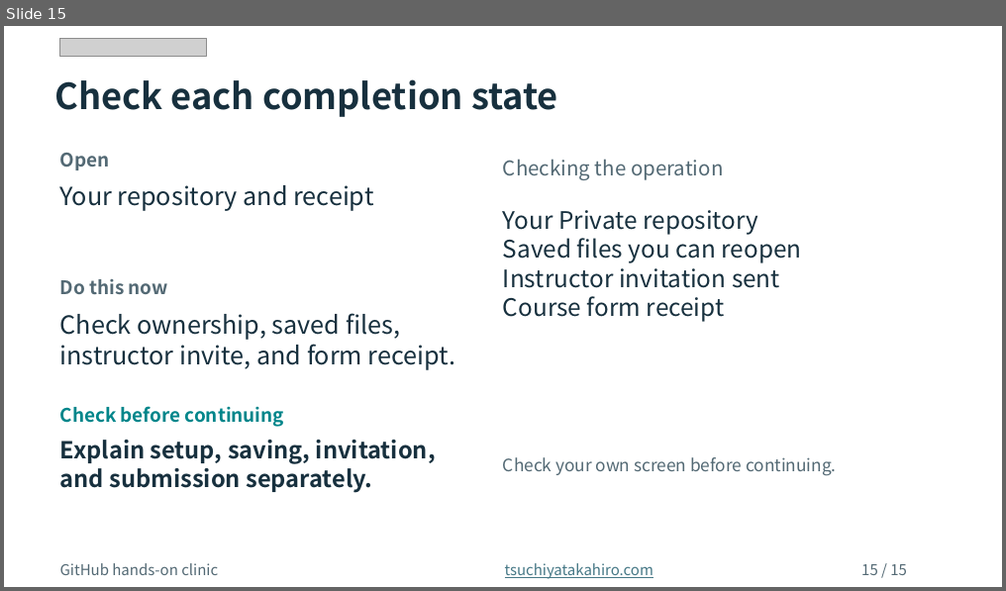
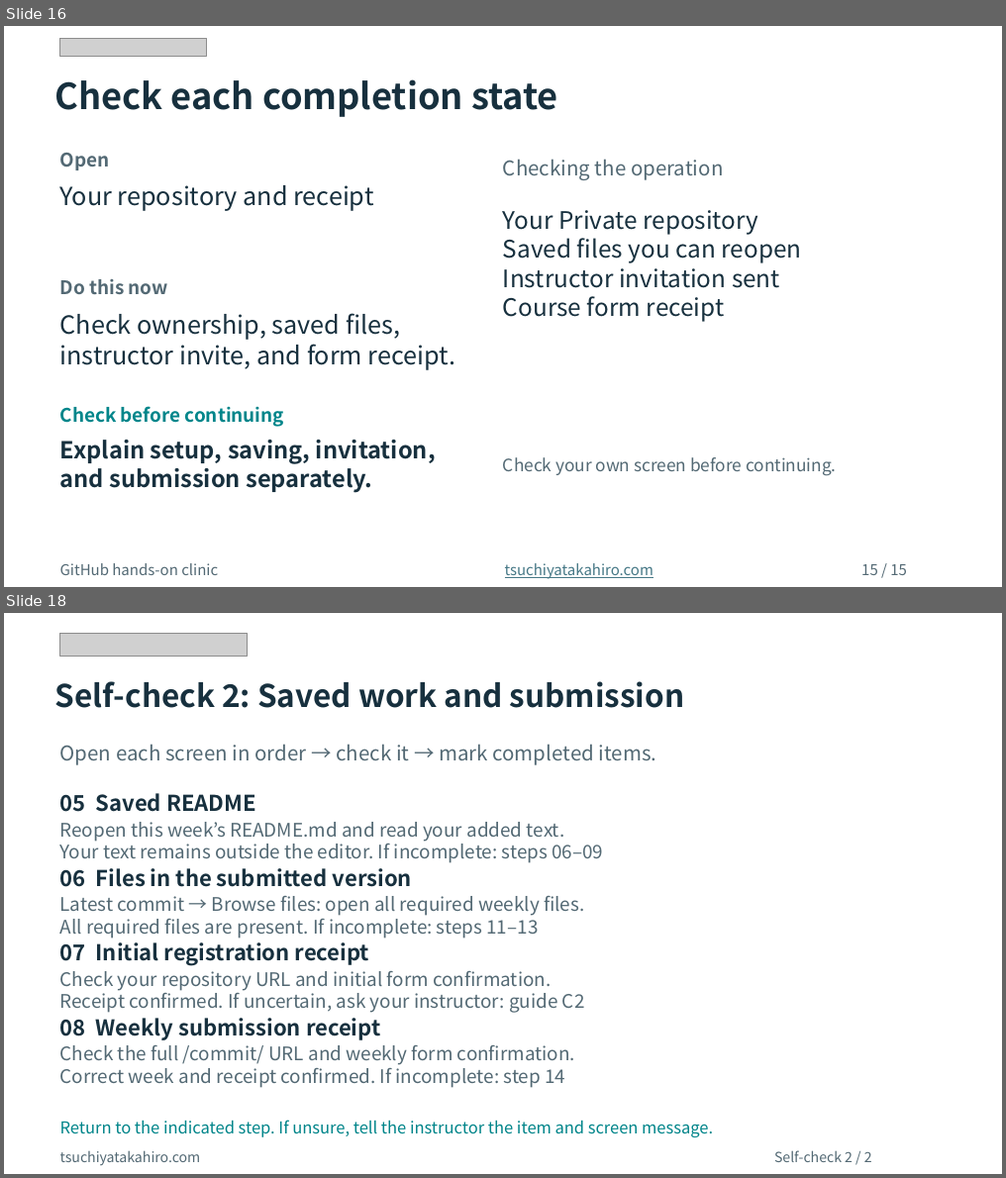
Before and after one commit to tsuchiyatakahirolab/ai-data-literacy, a slide deck: en/slides/GitHub_Hands_On_EN.pptx. Shown one above the other, each under a label of ours: slide 15 before the commit, slides 16 and 18 after it; the slides between them are not shown. The pictures are 1006x591 and 1006x1178 pixels, drawn with LibreOffice and Linux fonts; fonts in the diff are those of the drawing; grey boxes stand for pictures. Boxes give left, top, right and bottom in pixels: in the first picture for what was removed or moved away, otherwise in the second. Text is boxed around its words. In the diff, an @@ line names an element or a change of style, - is before the commit and + after.

Commit message:
Publish covered GitHub practice with ordered student self-checks

```diff
--- a/en/slides/GitHub_Hands_On_EN.pptx
+++ b/en/slides/GitHub_Hands_On_EN.pptx
@@ slide 18 added at box(4, 613, 1002, 1174), background #FFFFFF @@
@@ picture added at box(60, 633, 248, 656) @@
@@ text added at box(55, 681, 684, 708), 30 pt, text #17303E, bold @@
+Self-check 2: Saved work and submission
@@ text added at box(60, 744, 657, 765), 19.5 pt, text #536974 @@
+Open each screen in order → check it → mark completed items.
@@ text added at box(60, 793, 256, 812), 21 pt, text #17303E, bold @@
+05 Saved README
@@ text added at box(60, 822, 603, 863), 18 pt, text #536974 @@
+Reopen this week’s README.md and read your added text.
+Your text remains outside the editor. If incomplete: steps 06–09
@@ text added at box(60, 868, 412, 887), 21 pt, text #17303E, bold @@
+06 Files in the submitted version
@@ text added at box(60, 896, 584, 939), 18 pt, text #536974 @@
+Latest commit → Browse files: open all required weekly files.
+All required files are present. If incomplete: steps 11–13
@@ text added at box(60, 943, 370, 966), 21 pt, text #17303E, bold @@
+07 Initial registration receipt
@@ text added at box(60, 971, 585, 1013), 18 pt, text #536974 @@
+Check your repository URL and initial form confirmation.
+Receipt confirmed. If uncertain, ask your instructor: guide C2
@@ text added at box(60, 1018, 380, 1041), 21 pt, text #17303E, bold @@
+08 Weekly submission receipt
@@ text added at box(60, 1046, 575, 1088), 18 pt, text #536974 @@
+Check the full /commit/ URL and weekly form confirmation.
+Correct week and receipt confirmed. If incomplete: step 14
@@ text added at box(60, 1120, 713, 1138), 15.8 pt, text #00858A @@
+Return to the indicated step. If unsure, tell the instructor the item and screen message.
@@ text added at box(60, 1151, 201, 1166), 13.5 pt, text #536974 @@
+tsuchiyatakahiro.com
@@ text added at box(774, 1151, 872, 1162), 13.5 pt, text #536974 @@
+Self-check 2 / 2
@@ what was slide 15 is now slide 16 @@
```
Also in this commit, not shown: 2 other slides added, 24 other files.
